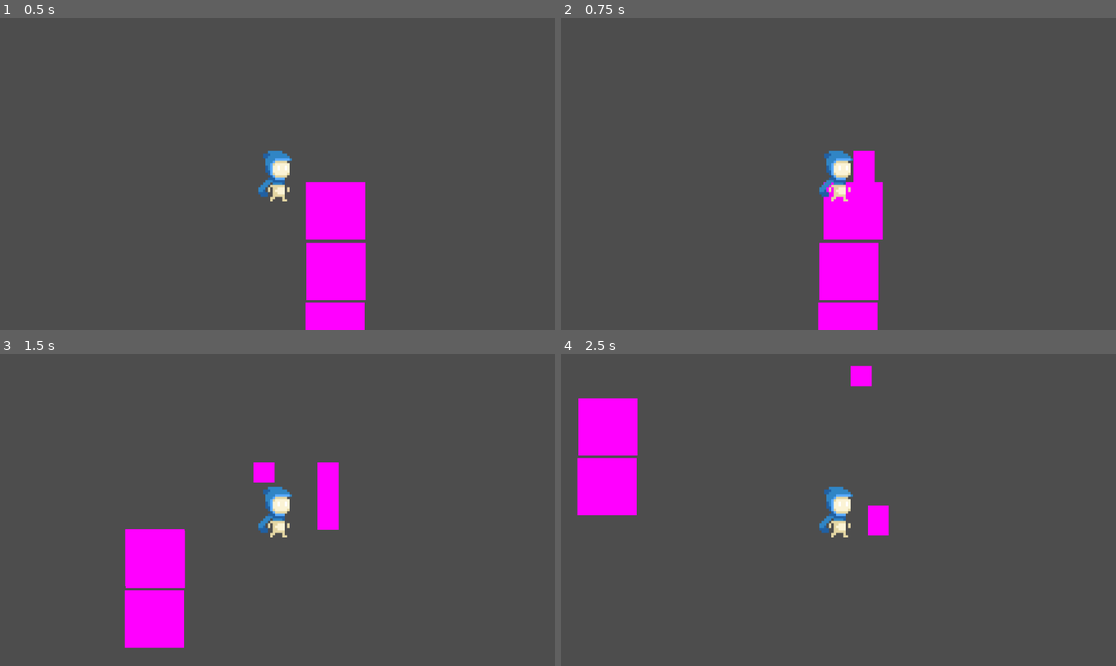
Above: before the commit, frames 1-4 (two rows, left to right).
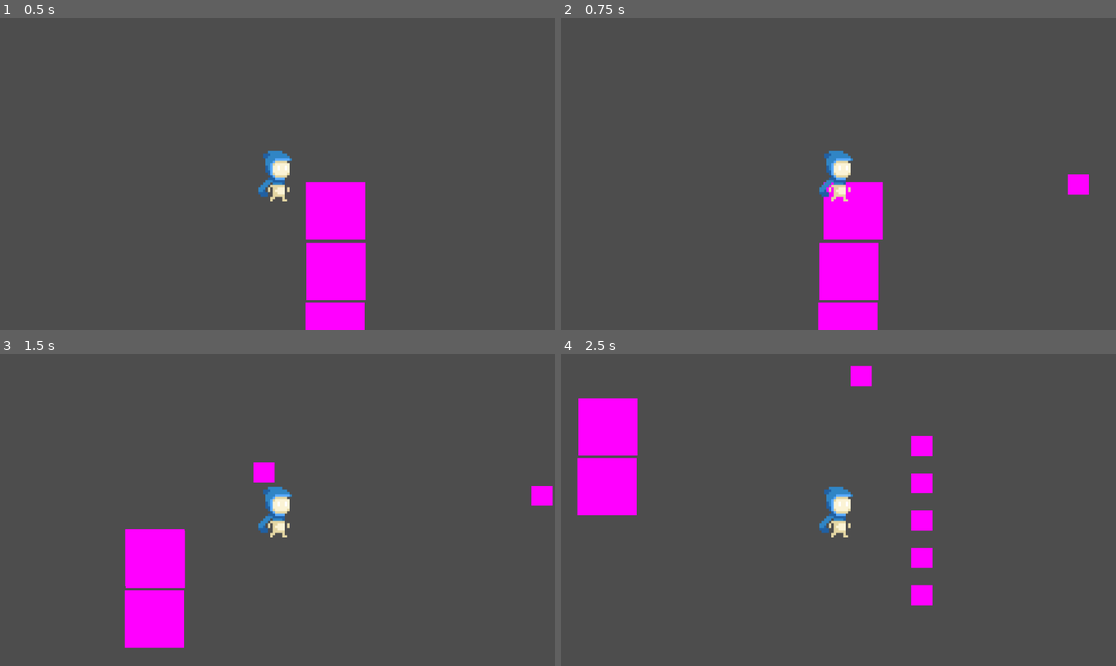
Above: after the commit, the same moments.

Repository: MD-Hamza/ClusterFall
Game: Godot game, scene res://States/PlayState.tscn
Same seed, same stepped clock (60 frames per second), same inputs: the game is played once before the commit and once after it. This scene is started directly instead of the project's main scene.
Inputs (mouse positions are in pixels of both pictures, inside the frame that each line leads up to):
- Up to frame 1 (0.5 s): no input
- Up to frame 2 (0.75 s): tap Enter at 0.5 s; move the mouse to (960, 158) at 0.52 s; hold D (ui_right) from 0.53 s (still down); click (960, 158) at 0.6 s
- Up to frame 3 (1.5 s): move the mouse to (166, 525) at 1.27 s; release D (ui_right) at 1.28 s; hold S (ui_down) from 1.28 s (still down); click (166, 525) at 1.35 s
- Up to frame 4 (2.5 s): move the mouse to (894, 441) at 2.02 s; release S (ui_down) at 2.03 s; hold D (ui_right) from 2.03 s (still down); click (894, 441) at 2.1 s

Frame 1 is identical in both runs. In frame 2, 0.7% of the frame differs, in the area x 52-96%, y 42-57%; in frame 3, 1.1%; in frame 4, 1.6%, in the area x 55-67%, y 26-81%.

Commit message:
Removing tween to lerp

Diff:
--- a/Projectile/ProjectileSpawner.gd
+++ b/Projectile/ProjectileSpawner.gd
@@ -5,16 +5,29 @@
 
 var projectile_scene: PackedScene = preload("res://Projectile/projectile.tscn")
 var projectiles: Array = []
-var final_pos: Vector2 = Vector2(500, 300)
+var targets: Array = []
+
+var final_pos
+var start_pos
+
 var prevPlayerPosition: Vector2
-
+var shooting = false
+var timer = 0;
 
 func _process(delta):
+	if (shooting):
+		timer += delta
+		for i in range(len(projectiles)):
+			var p = projectiles[i];
+			p.position += (targets[i] - start_pos)
+		if (timer >= tween_time):
+			shooting = false
+
 	var player = get_tree().get_nodes_in_group("Player")[0]
 	if (!projectiles.is_empty()):
 		for p in projectiles:
 			var playerdelta = player.position - prevPlayerPosition;
-			p.position += playerdelta;
+			#p.position += playerdelta;
 
 	if Input.is_action_just_pressed("shoot"):
 		spawn_projectiles(player.position);
@@ -26,7 +39,10 @@
 				var tween := create_tween()
 				tween.tween_property(p, "position", final_pos, 0.5).set_trans(Tween.TRANS_SINE).set_ease(Tween.EASE_OUT)
 
+		shooting = false
 		projectiles.clear()
+		targets.clear()
+
 	prevPlayerPosition = player.position;
 
 func spawn_projectiles(player: Vector2):
@@ -39,13 +55,13 @@
 		projectiles.append(projectile);
 
 		# Start all projectiles at the middle projectile position
-		var start_pos = player
+		start_pos = player
 		projectile.position = start_pos
 
 		# Target vertical offset relative to middle projectile
 		var y_offset = (i - middle_index) * spacing
 		var target_pos = Vector2(150, y_offset) + player;
 
-		# Tween to the target position
-		var tween := create_tween()
-		tween.tween_property(projectile, "position", target_pos, tween_time).set_trans(Tween.TRANS_SINE).set_ease(Tween.EASE_OUT)
+		shooting = true;
+		timer = 0
+		targets.append(target_pos)
